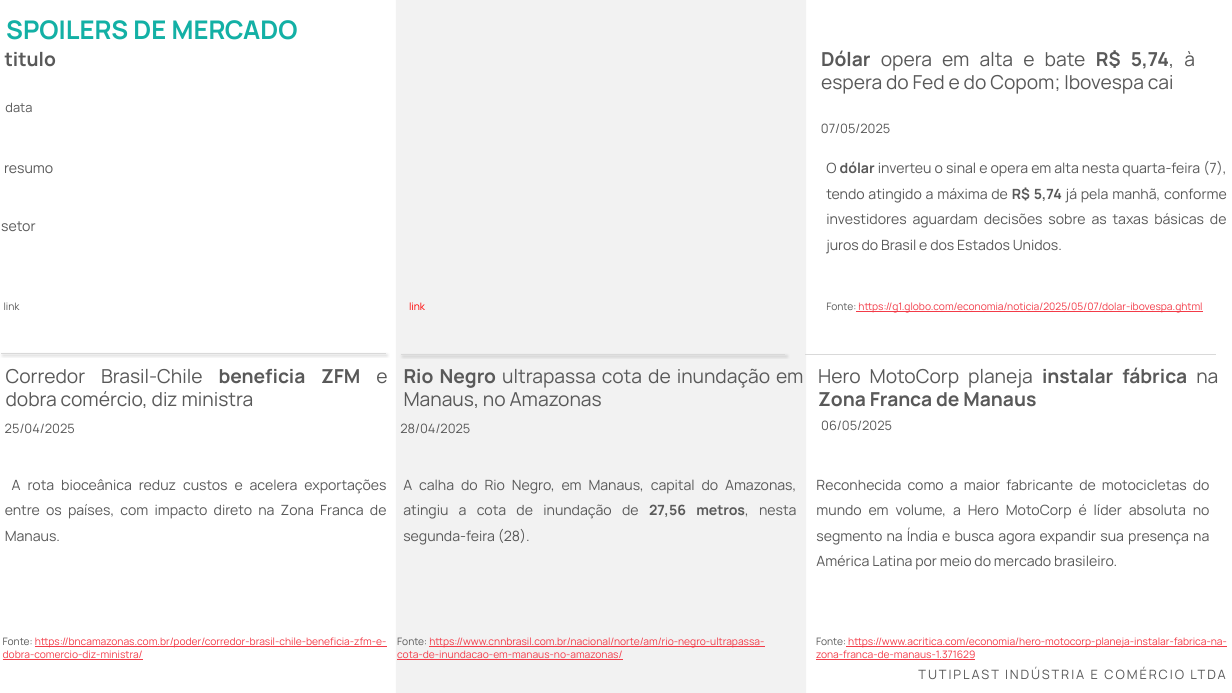
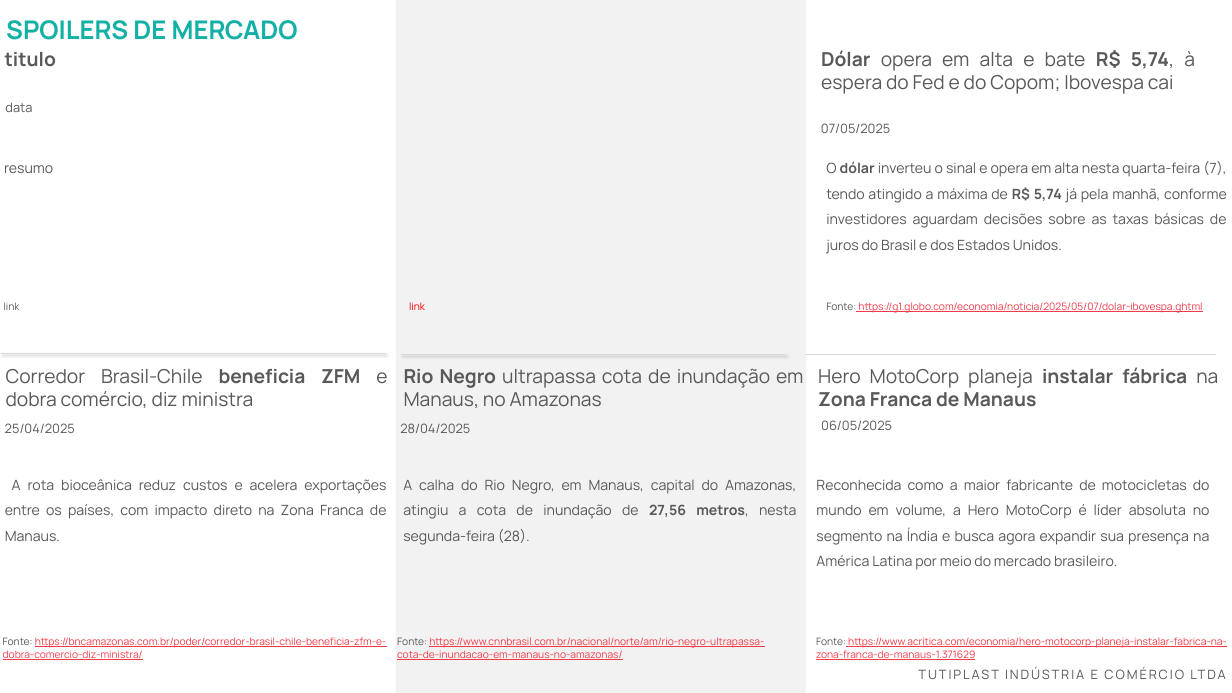
Before and after one commit to kamilypl/API-Python, a slide deck: slide 2 of template.pptx. Drawn at 1232x693 pixels with LibreOffice and Linux fonts; fonts in the diff are those of the drawing; background and template pictures are left out. Boxes give left, top, right and bottom in pixels: in the first picture for what was removed or moved away, otherwise in the second. Text is boxed around its words. In the diff, an @@ line names an element or a change of style, - is before the commit and + after.

Commit message:
Descreva o que mudou, ex: Ajusta geração de slides

```diff
--- a/template.pptx
+++ b/template.pptx
@@ text removed at (x1=1, y1=221, x2=35, y2=231) @@
-setor
```
